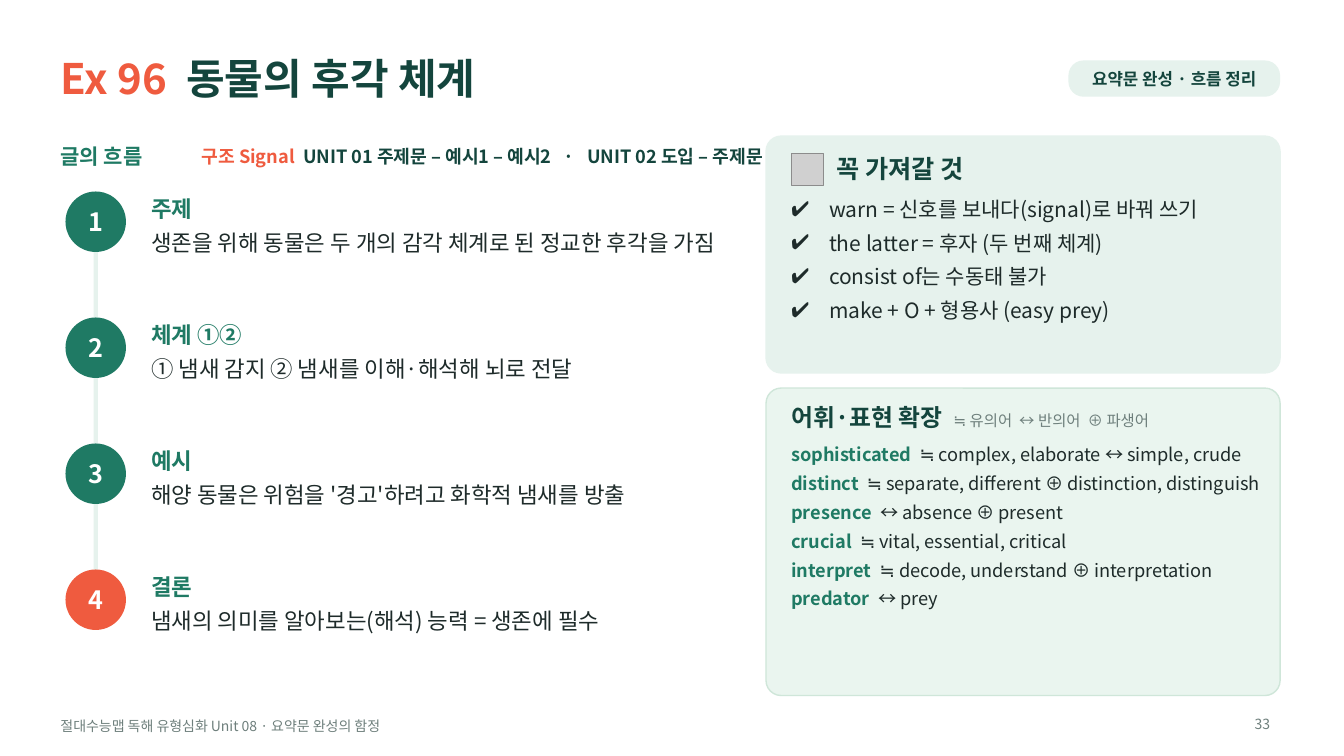
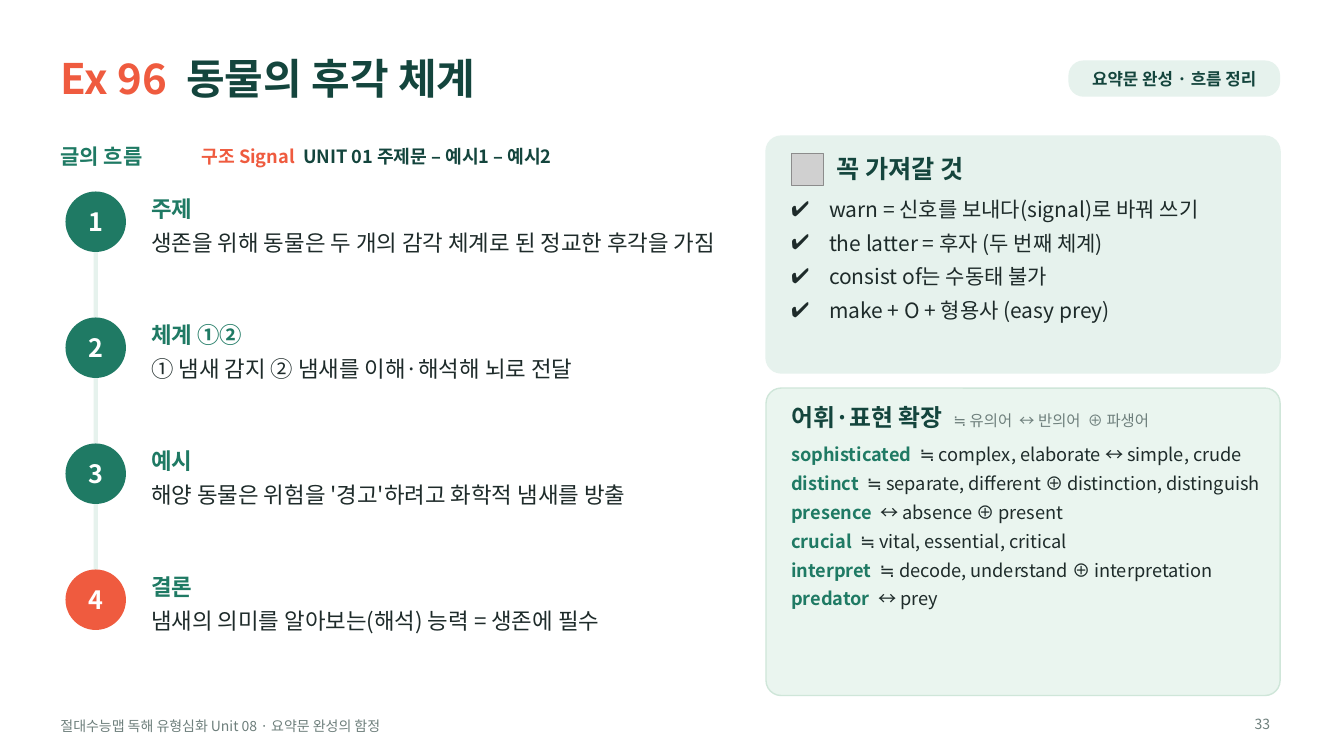
Before and after one commit to HUFSDavid/HUFSDavid, a slide deck: slide 33 of 절대수능맵_독해유형심화_Unit08_수업PPT.pptx. Drawn at 1344x756 pixels with LibreOffice and Linux fonts; fonts in the diff are those of the drawing; grey boxes stand for pictures. Boxes give left, top, right and bottom in pixels: in the first picture for what was removed or moved away, otherwise in the second. Text is boxed around its words. In the diff, an @@ line names an element or a change of style, - is before the commit and + after.

```diff
--- a/절대수능맵_독해유형심화_Unit08_수업PPT.pptx
+++ b/절대수능맵_독해유형심화_Unit08_수업PPT.pptx
@@ text at box(202, 147, 552, 168): text changed @@
-구조 Signal UNIT 01 주제문 – 예시1 – 예시2 · UNIT 02 도입 – 주제문 – 예시 – 결론
+구조 Signal UNIT 01 주제문 – 예시1 – 예시2
```
Also in this commit, not shown: 23 other slides changed, 5 other files.
